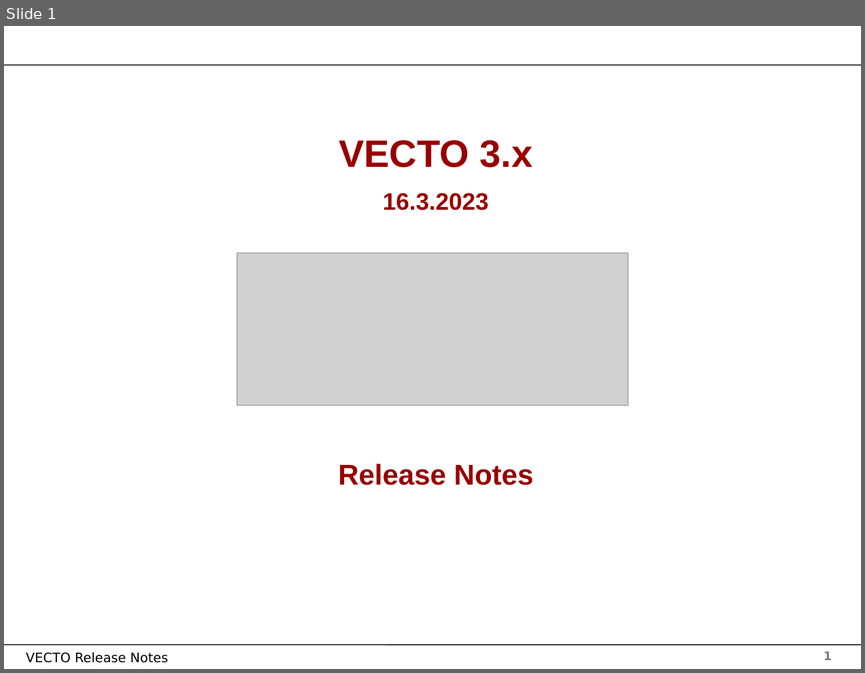
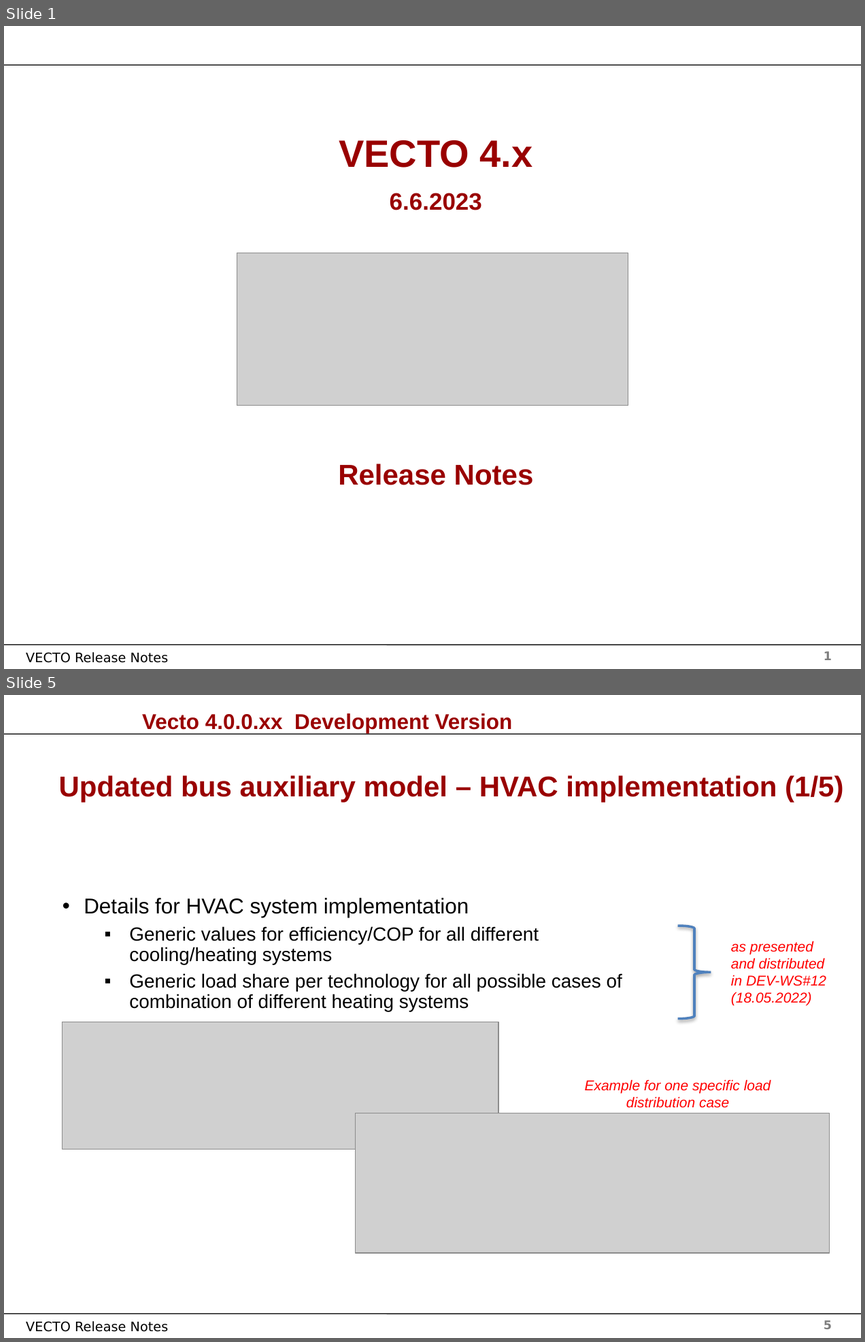
Before and after one commit to tanawadeatharva/BharatVECTO, a slide deck: Documentation/User Manual Source/Release Notes Vecto3.x.pptx. Shown one above the other, each under a label of ours: slide 1 before the commit, slides 1 and 5 after it; the slides between them are not shown. The pictures are 865x673 and 865x1342 pixels, drawn with LibreOffice and Linux fonts; fonts in the diff are those of the drawing; grey boxes stand for pictures; background and template pictures are left out. Boxes give left, top, right and bottom in pixels: in the first picture for what was removed or moved away, otherwise in the second. Text is boxed around its words. In the diff, an @@ line names an element or a change of style, - is before the commit and + after.

```diff
--- a/Documentation/User Manual Source/Release Notes Vecto3.x.pptx
+++ b/Documentation/User Manual Source/Release Notes Vecto3.x.pptx
@@ slide 5 added at (4, 695, 861, 1338), background #FFFFFF; not listed: 4 template elements that a slide beside it also shows @@
@@ text added at (142, 713, 513, 733), 18 pt, text #990000, bold @@
+Vecto 4.0.0.xx Development Version
@@ page number added at (16, 745, 16, 745), 1 pt, text #FFFFFF @@
+5
@@ title added at (59, 775, 843, 802), 24 pt, text #990000, bold @@
+Updated bus auxiliary model – HVAC implementation (1/5)
@@ text added at (84, 898, 622, 1011), 16 pt, text #000000 @@
+• Details for HVAC system implementation
+  ▪ Generic values for efficiency/COP for all different
+    cooling/heating systems
+  ▪ Generic load share per technology for all possible cases of combination of different heating systems
@@ right brace added at (677, 926, 711, 1018), outline #4F81BD 2 pt @@
@@ text added at (731, 940, 826, 1006), 12 pt, text #FF0000, italic @@
+as presented and distributed in DEV-WS#12 (18.05.2022)
@@ picture added at (62, 1021, 498, 1149) @@
@@ text added at (585, 1079, 771, 1108), 12 pt, text #FF0000, italic @@
+Example for one specific load distribution case
@@ picture added at (356, 1113, 830, 1253) @@
@@ slide 1 changed as well @@
@@ text at (339, 140, 533, 210): text changed; size 20 to 32 pt @@
-VECTO 3.x
-16.3.2023
+VECTO 4.x
+6.6.2023
```
Also in this commit, not shown: 5 other slides changed, 17 other slides added.
